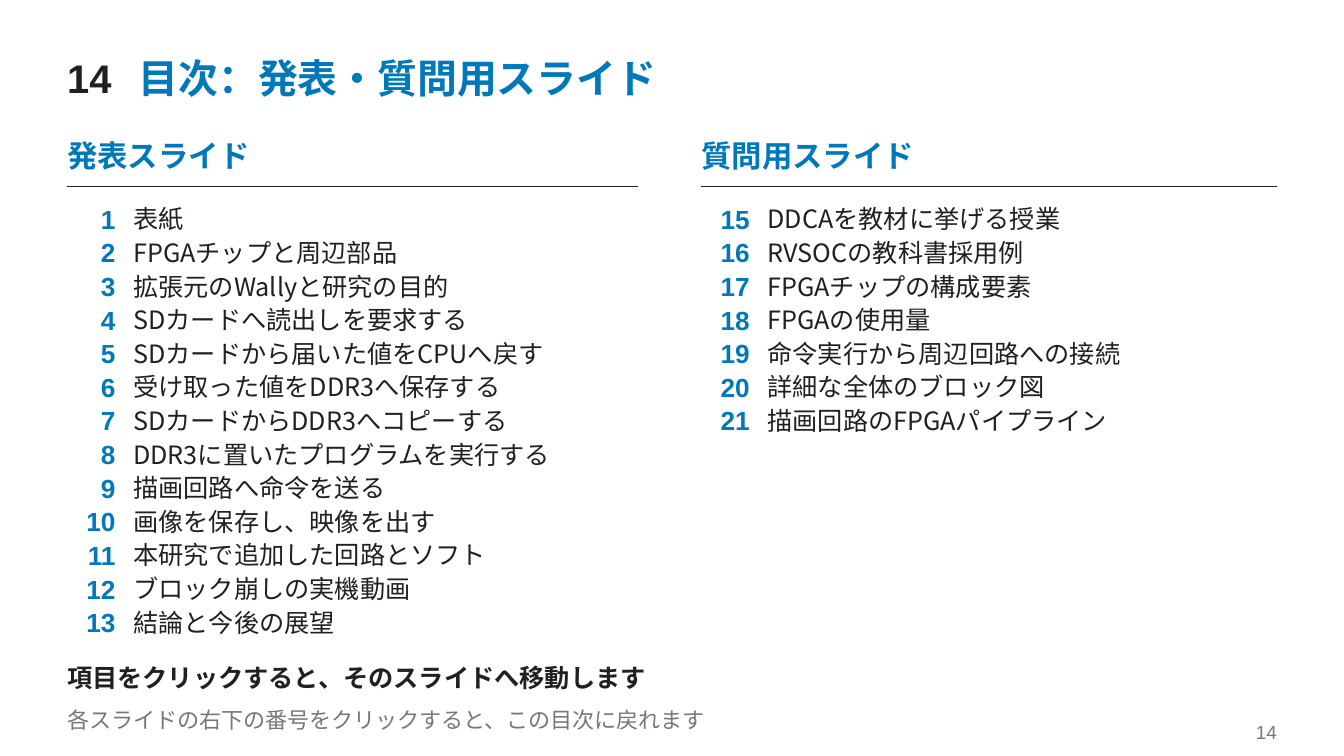
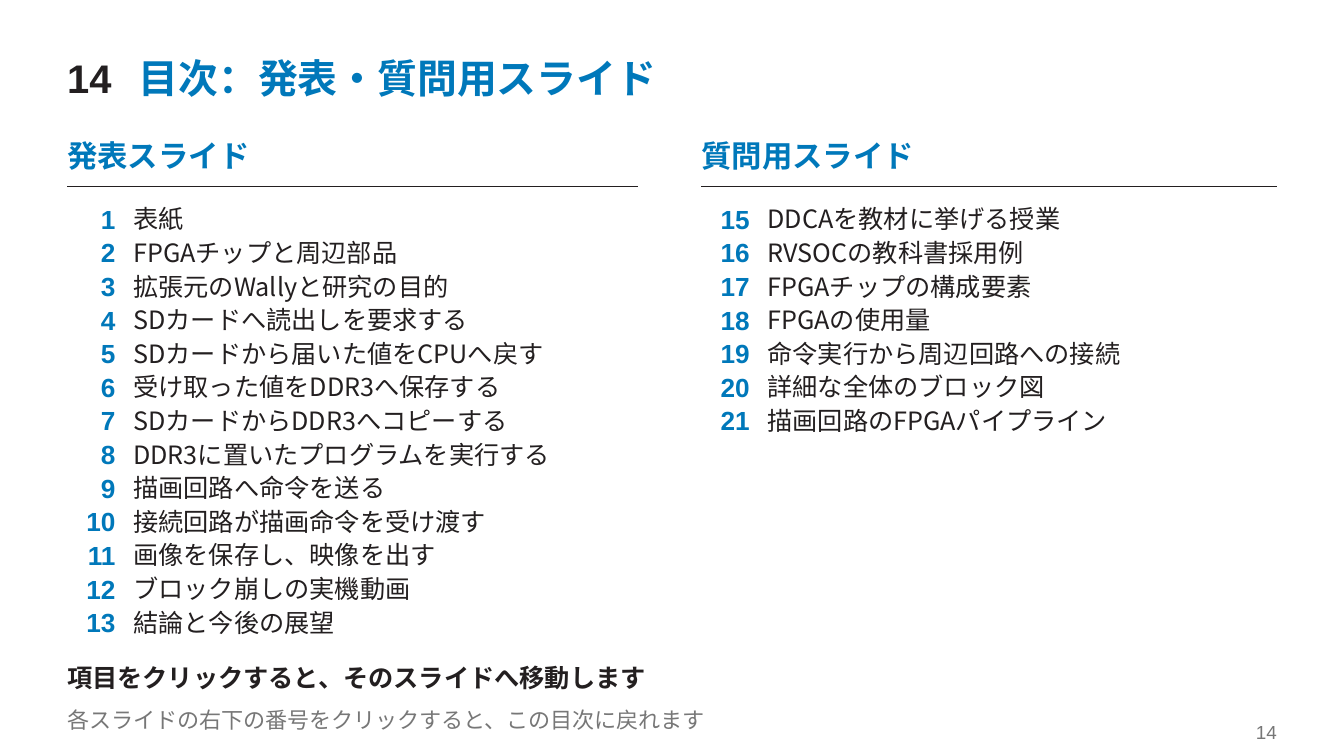
Before and after one commit to SoshiroFujimori/wally-game-console-research, a slide deck: slide 14 of docs/presentation/中間発表_主要事項.pptx. Drawn at 1344x756 pixels with LibreOffice and Linux fonts; fonts in the diff are those of the drawing. Boxes give left, top, right and bottom in pixels: in the first picture for what was removed or moved away, otherwise in the second. Text is boxed around its words. In the diff, an @@ line names an element or a change of style, - is before the commit and + after.

```diff
--- a/docs/presentation/中間発表_主要事項.pptx
+++ b/docs/presentation/中間発表_主要事項.pptx
@@ text added at bbox=[133, 509, 486, 533], 18 pt, text #231F20 @@
+接続回路が描画命令を受け渡す
@@ text "画像を保存し、映像を出す": place and size @@
-text "画像を保存し、映像を出す" at bbox=[133, 510, 435, 533]
+text "画像を保存し、映像を出す" at bbox=[133, 543, 435, 566]
@@ text removed at bbox=[133, 542, 486, 566] @@
-本研究で追加した回路とソフト
```
Also in this commit, not shown: 5 other slides changed, 13 other files.
